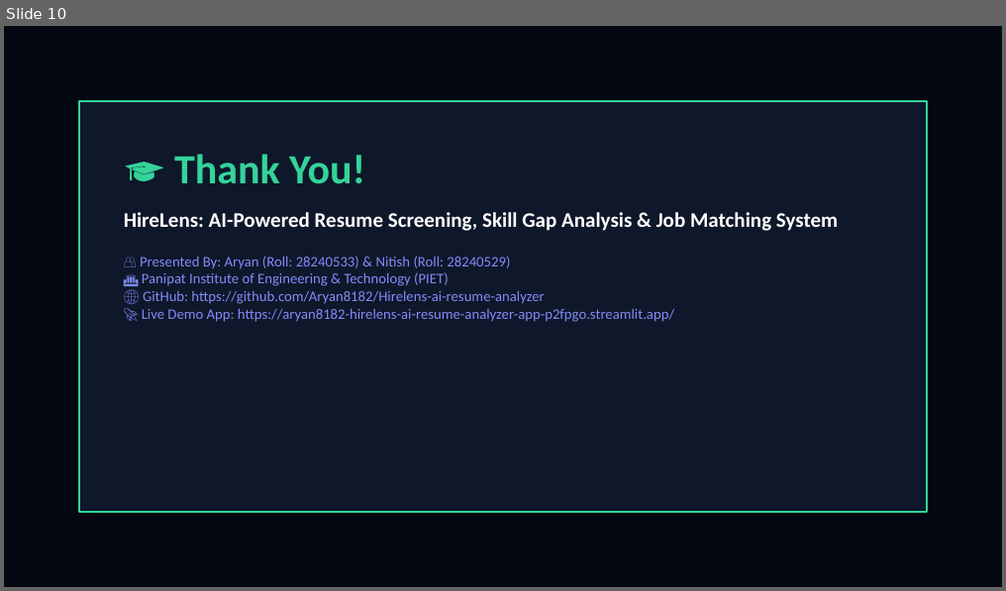
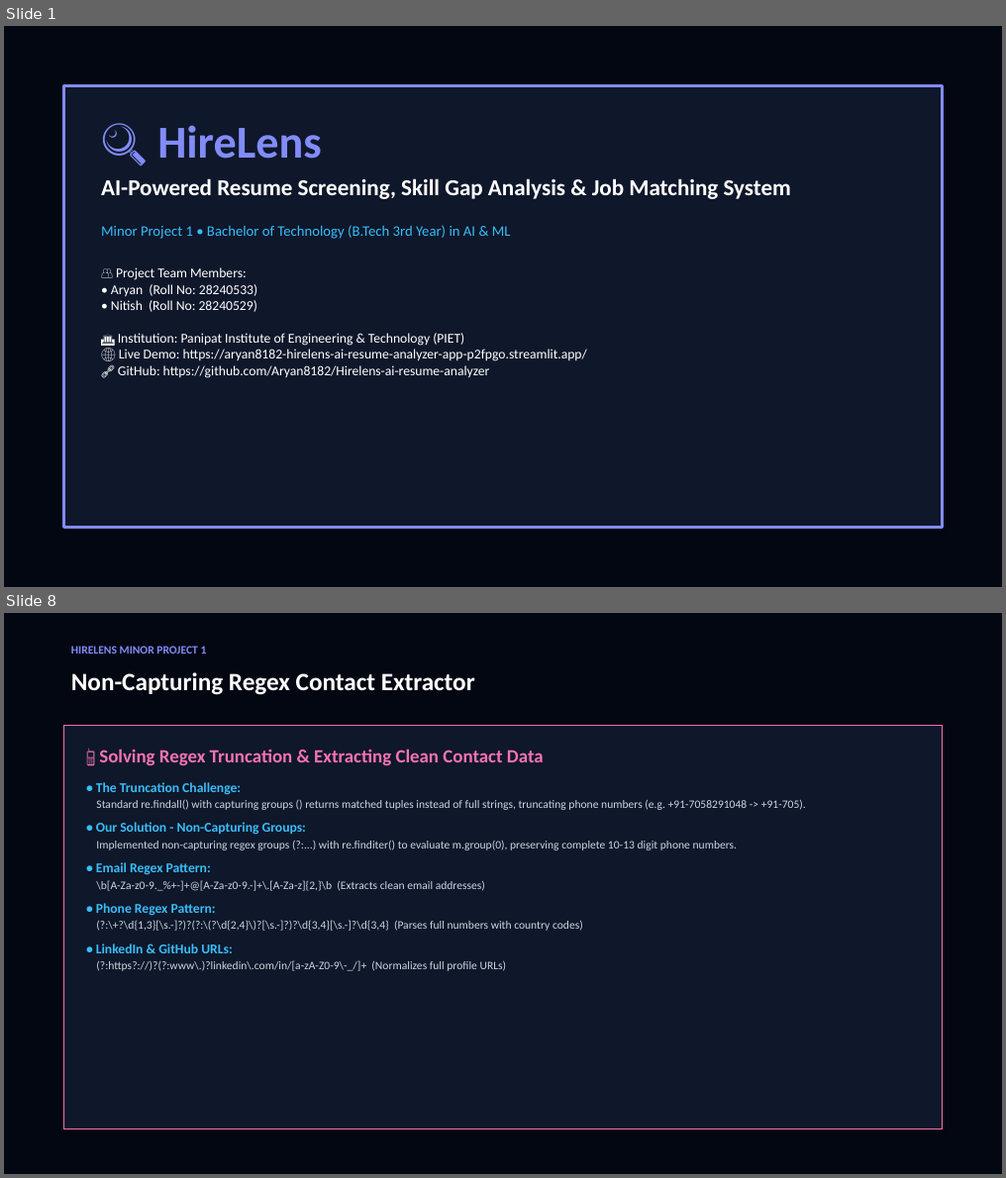
Before and after one commit to Aryan8182/Hirelens-ai-resume-analyzer, a slide deck: HireLens_Presentation.pptx. Shown one above the other, each under a label of ours: slide 10 before the commit, slides 1 and 8 after it; the slides between them are not shown. The pictures are 1006x591 and 1006x1178 pixels, drawn with LibreOffice and Linux fonts; fonts in the diff are those of the drawing. Boxes give left, top, right and bottom in pixels: in the first picture for what was removed or moved away, otherwise in the second. Text is boxed around its words. In the diff, an @@ line names an element or a change of style, - is before the commit and + after.

Commit message:
Generate and update comprehensive 12-slide HireLens defense presentation

```diff
--- a/HireLens_Presentation.pptx
+++ b/HireLens_Presentation.pptx
@@ slide 8 added at box(4, 613, 1002, 1174), background #030712 @@
@@ text added at box(71, 646, 207, 654), 11 pt, text #818CF8, bold @@
+HIRELENS MINOR PROJECT 1
@@ text added at box(71, 672, 475, 695), 24 pt, text #FFFFFF, bold @@
+Non-Capturing Regex Contact Extractor
@@ rectangle added at box(63, 725, 943, 1130), fill #0F172A, outline #F472B6 1.5 pt @@
@@ text added at box(96, 749, 806, 971), 11 pt, text #CBD5E1 @@
+📱 Solving Regex Truncation & Extracting Clean Contact Data
+• The Truncation Challenge:
+Standard re.findall() with capturing groups () returns matched tuples instead of full strings, truncating phone numbers (e.g. +91-7058291048 -> +91-705).
+• Our Solution - Non-Capturing Groups:
+Implemented non-capturing regex groups (?:...) with re.finditer() to evaluate m.group(0), preserving complete 10-13 digit phone numbers.
+• Email Regex Pattern:
+\b[A-Za-z0-9._%+-]+@[A-Za-z0-9.-]+\.[A-Za-z]{2,}\b (Extracts clean email addresses)
+• Phone Regex Pattern:
+(?:\+?\d{1,3}[\s.-]?)?(?:\(?\d{2,4}\)?[\s.-]?)?\d{3,4}[\s.-]?\d{3,4} (Parses full numbers with country codes)
+• LinkedIn & GitHub URLs:
+(?:https?://)?(?:www\.)?linkedin\.com/in/[a-zA-Z0-9\-_/]+ (Normalizes full profile URLs)
@@ what was slide 10 is now slide 1 @@
@@ slide 1 changed as well @@
@@ rectangle: place and size @@
-rectangle at box(79, 101, 927, 513)
+rectangle at box(63, 85, 943, 528)
@@ rectangle at box(63, 85, 943, 528): outline #34D399 2 pt to #818CF8 2 pt @@
@@ text at box(101, 125, 791, 378): text changed; size 14 to 13 pt; text colour #818CF8 to #FFFFFF @@
-🎓 Thank You!
-HireLens: AI-Powered Resume Screening, Skill Gap Analysis & Job Matching System
-👥 Presented By: Aryan (Roll: 28240533) & Nitish (Roll: 28240529)
-🏛️ Panipat Institute of Engineering & Technology (PIET)
-🌐 GitHub: https://github.com/Aryan8182/Hirelens-ai-resume-analyzer
-🚀 Live Demo App: https://aryan8182-hirelens-ai-resume-analyzer-app-p2fpgo.streamlit.app/
+🔍 HireLens
+AI-Powered Resume Screening, Skill Gap Analysis & Job Matching System
+Minor Project 1 • Bachelor of Technology (B.Tech 3rd Year) in AI & ML
+👥 Project Team Members:
+• Aryan (Roll No: 28240533)
+• Nitish (Roll No: 28240529)
+🏛️ Institution: Panipat Institute of Engineering & Technology (PIET)
+🌐 Live Demo: https://aryan8182-hirelens-ai-resume-analyzer-app-p2fpgo.streamlit.app/
+🔗 GitHub: https://github.com/Aryan8182/Hirelens-ai-resume-analyzer
```
Also in this commit, not shown: 6 other slides changed, 4 other slides added, 3 slides removed, 1 other file.
